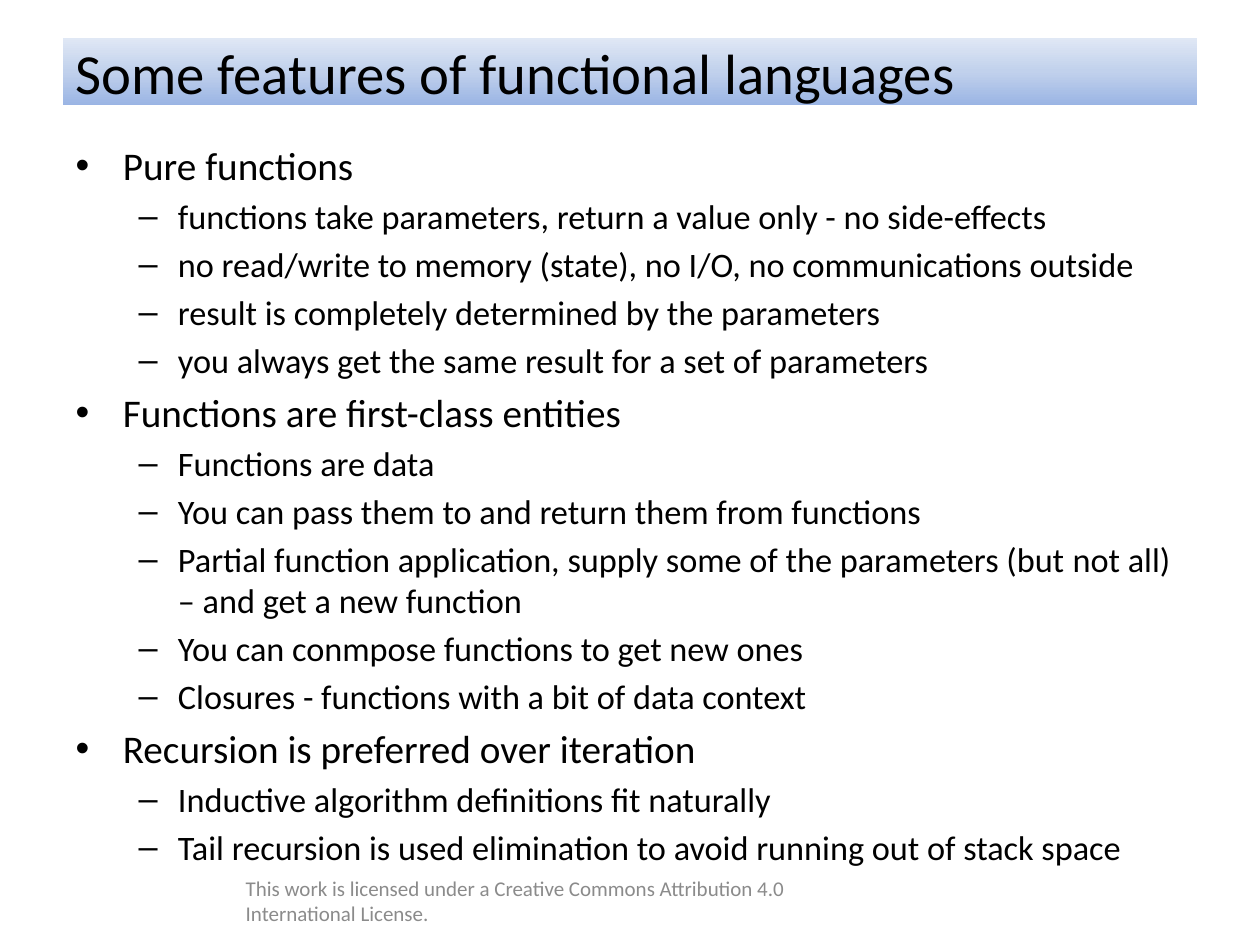
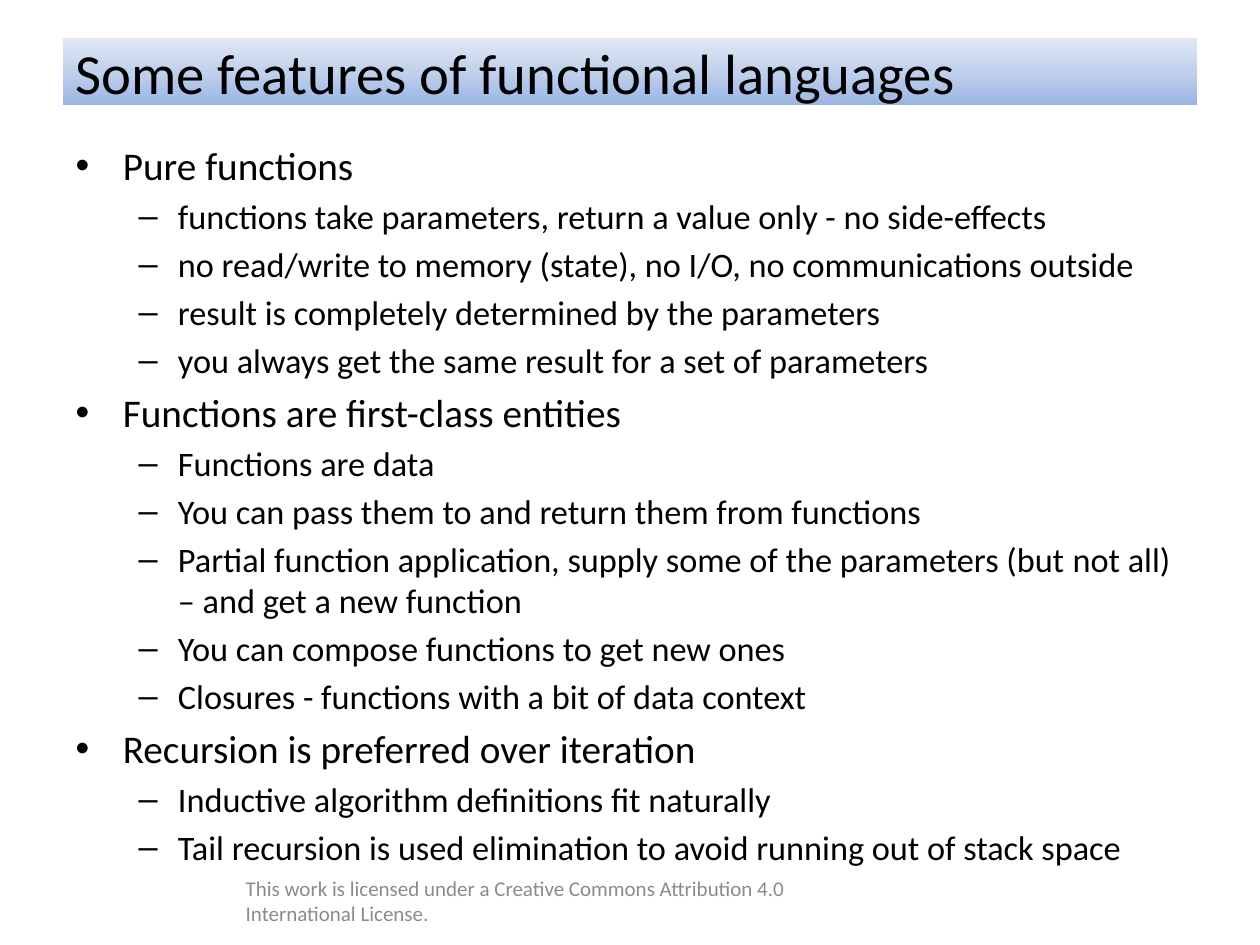
Before and after one commit to rolfeb/cisra-talks, a slide deck: slide 4 of 20140902-intro_to_functional_programming.pptx. Drawn at 1260x945 pixels with LibreOffice and Linux fonts; fonts in the diff are those of the drawing; background and template pictures are left out. Boxes give left, top, right and bottom in pixels: in the first picture for what was removed or moved away, otherwise in the second. Text is boxed around its words. In the diff, an @@ line names an element or a change of style, - is before the commit and + after.

```diff
--- a/20140902-intro_to_functional_programming.pptx
+++ b/20140902-intro_to_functional_programming.pptx
@@ text at (178,637,785,667): text changed @@
-  – You can conmpose functions to get new ones
+  – You can compose functions to get new ones
```
Also in this commit, not shown: 3 other slides changed, 15 other files.
